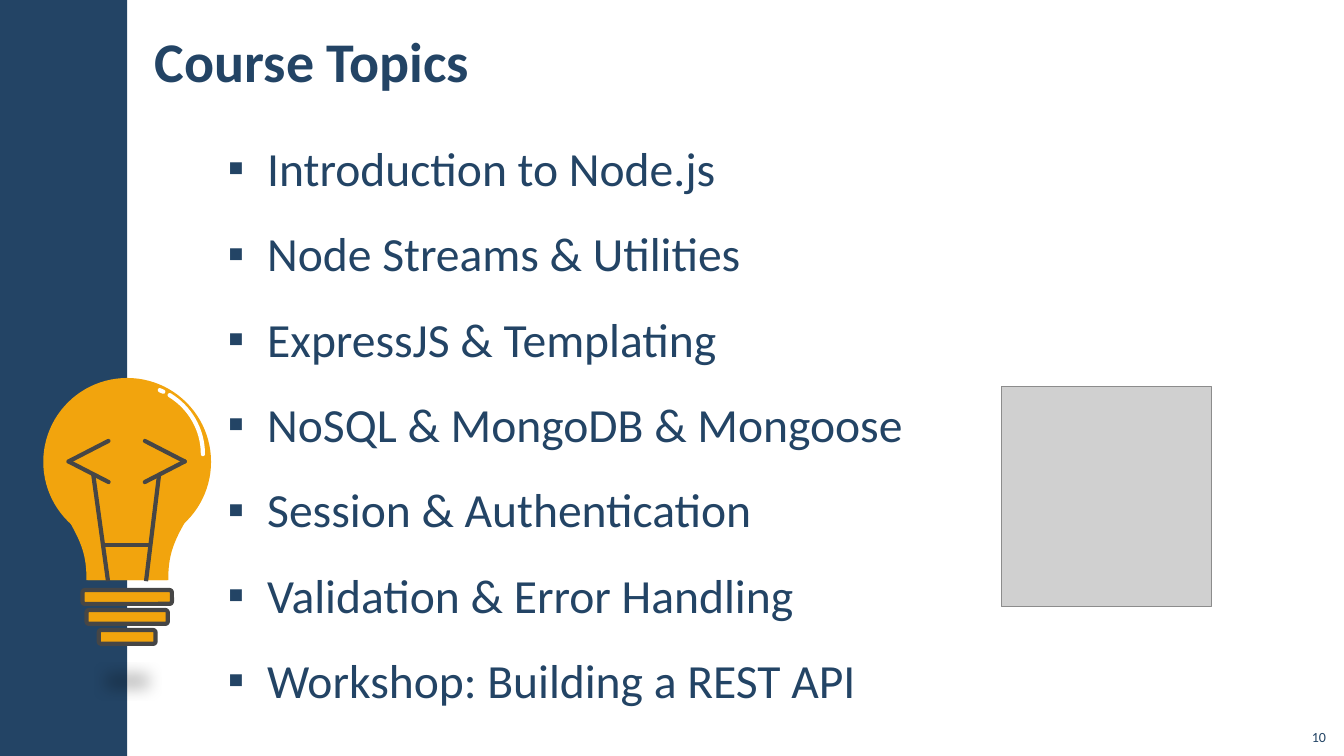
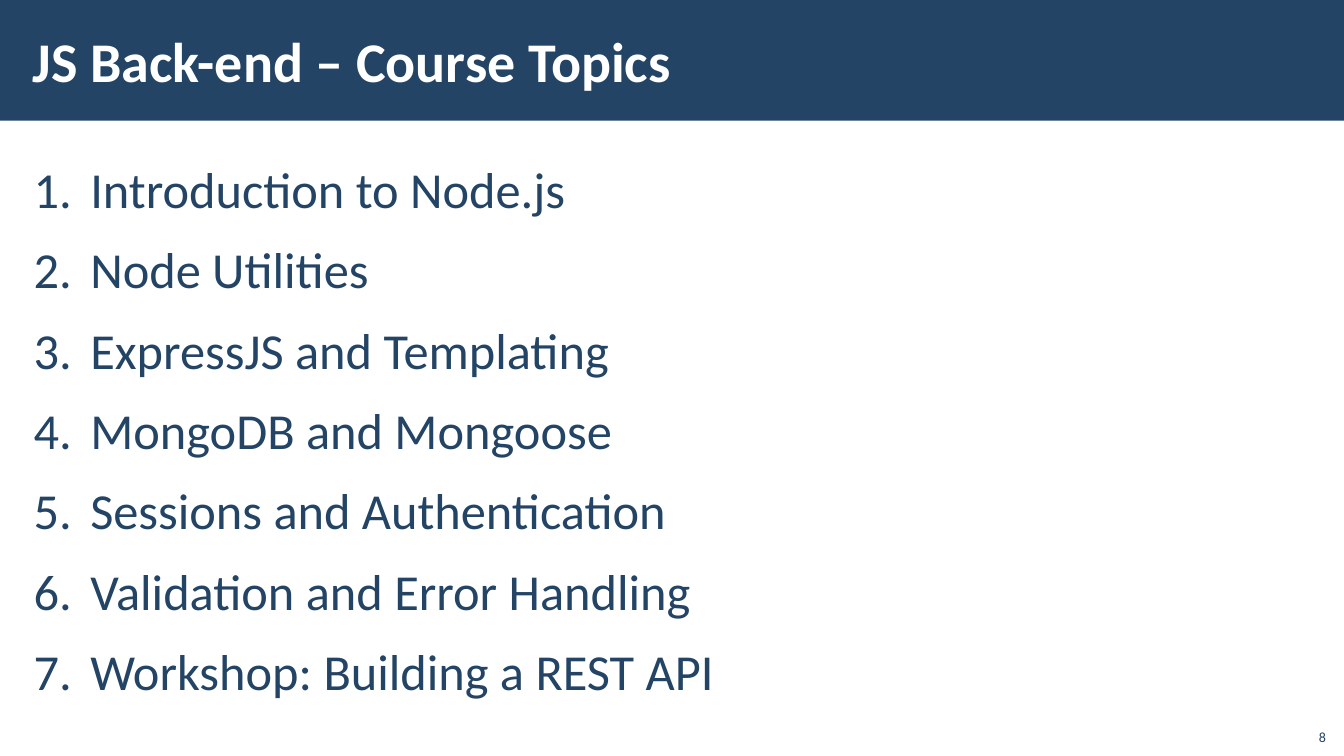
Before and after one commit to ErayErol/Software-University-Courses, a slide deck: slide 8 of 2021.09 - [ JS Back End ]/00 - [ Course Introduction ]/Presentation.pptx (slide 10 before the commit). Drawn at 1344x756 pixels with LibreOffice and Linux fonts; fonts in the diff are those of the drawing; grey boxes stand for pictures; background and template pictures are left out. Boxes give left, top, right and bottom in pixels: in the first picture for what was removed or moved away, otherwise in the second. Text is boxed around its words. In the diff, an @@ line names an element or a change of style, - is before the commit and + after.

```diff
--- a/2021.09 - [ JS Back End ]/00 - [ Course Introduction ]/Presentation.pptx
+++ b/2021.09 - [ JS Back End ]/00 - [ Course Introduction ]/Presentation.pptx
@@ rectangle removed at (0,0,127,756) @@
@@ rectangle added at (0,0,1344,121), fill #234465 @@
@@ title at (33,42,670,91): text changed; text colour #234465 to #FFFFFF @@
-Course Topics
+JS Back-end – Course Topics
@@ text "Introduction to Node.js": place and size @@
-text "Introduction to Node.js" at (267,153,902,706)
+text "Introduction to Node.js" at (90,173,714,699)
@@ text at (90,173,714,699): size 34 to 36 pt in "Introduction to Node.js", "Workshop: Building a REST API"; bullet ▪ to 1.; line spacing 1.2 to 1.05 @@
@@ text at (90,253,691,619): text changed; size 34 to 36 pt @@
-▪ Node Streams & Utilities
-▪ ExpressJS & Templating
-▪ NoSQL & MongoDB & Mongoose
-▪ Session & Authentication
-▪ Validation & Error Handling
+2. Node Utilities
+3. ExpressJS and Templating
+4. MongoDB and Mongoose
+5. Sessions and Authentication
+6. Validation and Error Handling
@@ picture removed at (1001,386,1211,607) @@
@@ group removed at (43,378,211,644): 7 lines, 3 rounded rectangles, 2 freeform shapes, 2 arc (boxed as its full ellipse)s, 1 ellipse @@
@@ page number at (1319,732,1326,742): text changed @@
-10
+8
```
Also in this commit, not shown: 9 other slides changed, 7 slides added, 10 slides removed, 15 other files.
